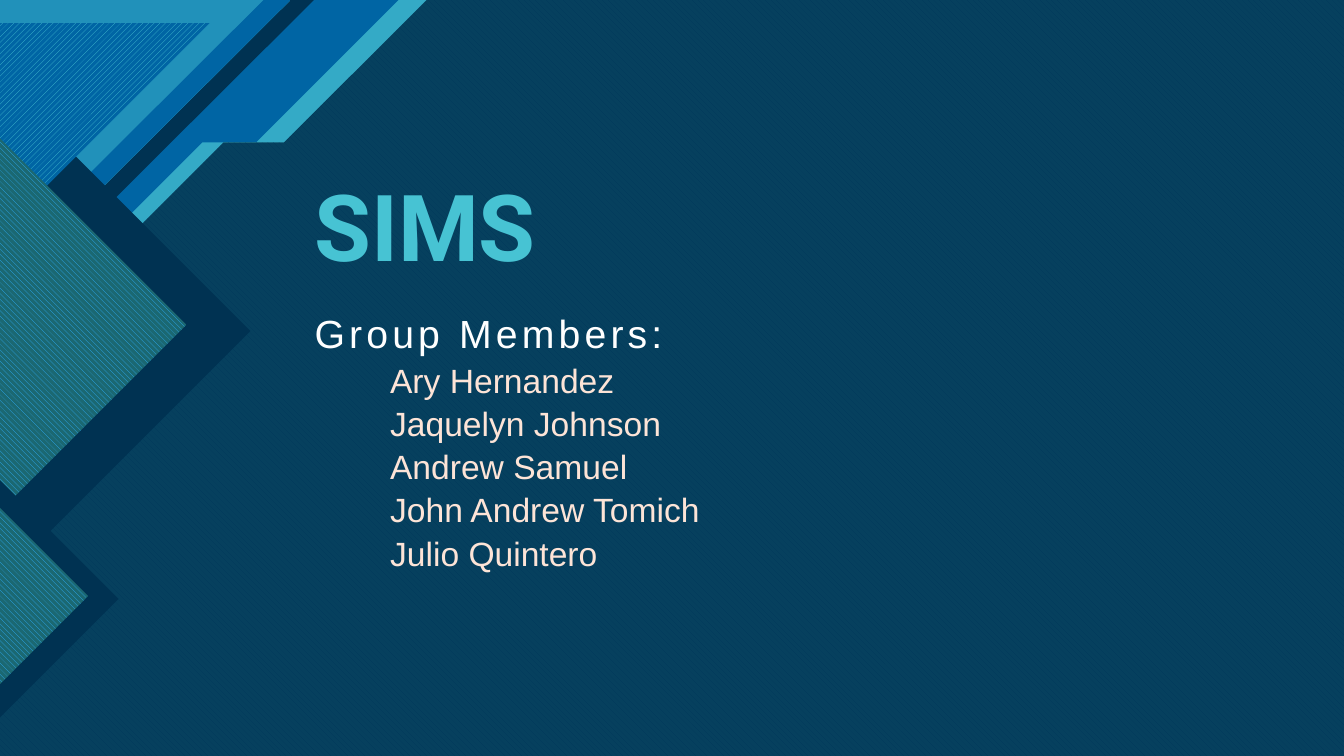
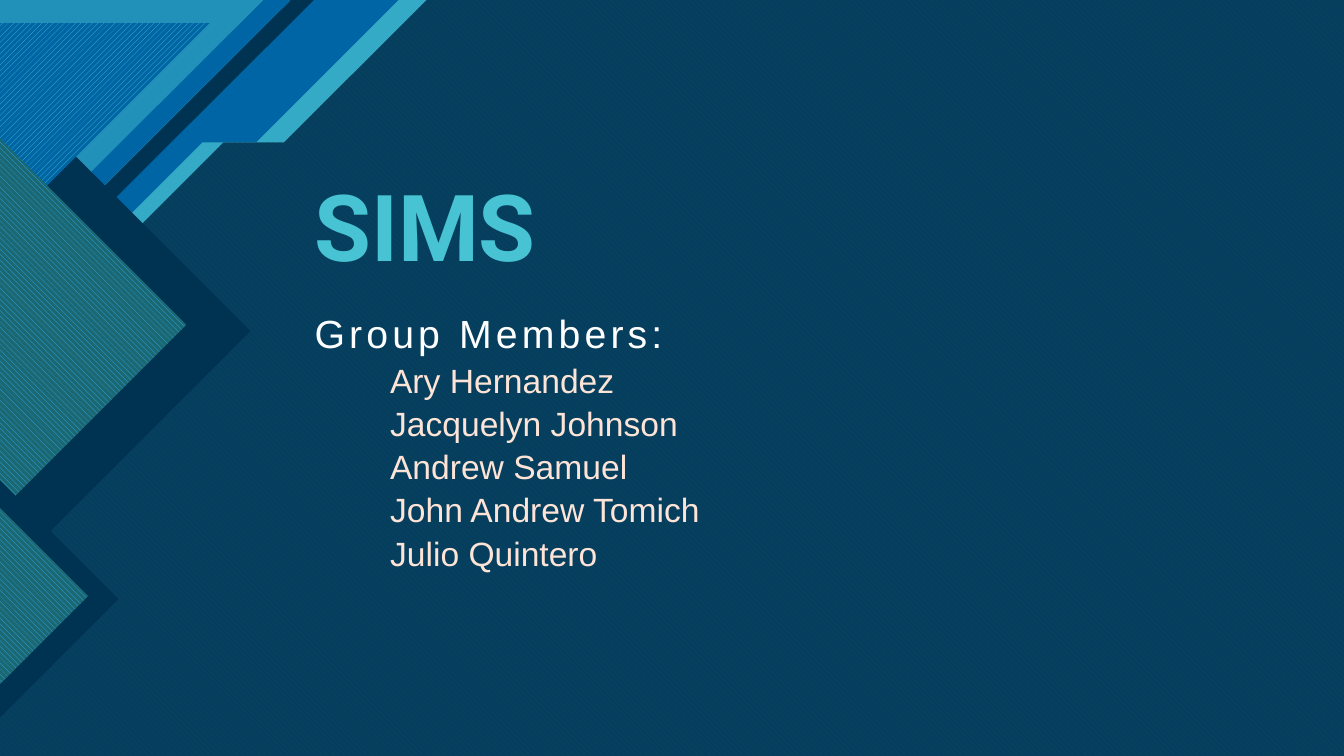
Before and after one commit to JacquelynDeHart/SIMS_CS3321, a slide deck: slide 1 of SE Final SIMS Presentation.pptx. Drawn at 1344x756 pixels with LibreOffice and Linux fonts; fonts in the diff are those of the drawing. Boxes give left, top, right and bottom in pixels: in the first picture for what was removed or moved away, otherwise in the second. Text is boxed around its words. In the diff, an @@ line names an element or a change of style, - is before the commit and + after.

```diff
--- a/SE Final SIMS Presentation.pptx
+++ b/SE Final SIMS Presentation.pptx
@@ subtitle at <box>390,411,678,443</box>: text changed @@
-  Jaquelyn Johnson
+  Jacquelyn Johnson
```
Also in this commit, not shown: 3 other slides changed, 1 slide added, 1 slide removed.
